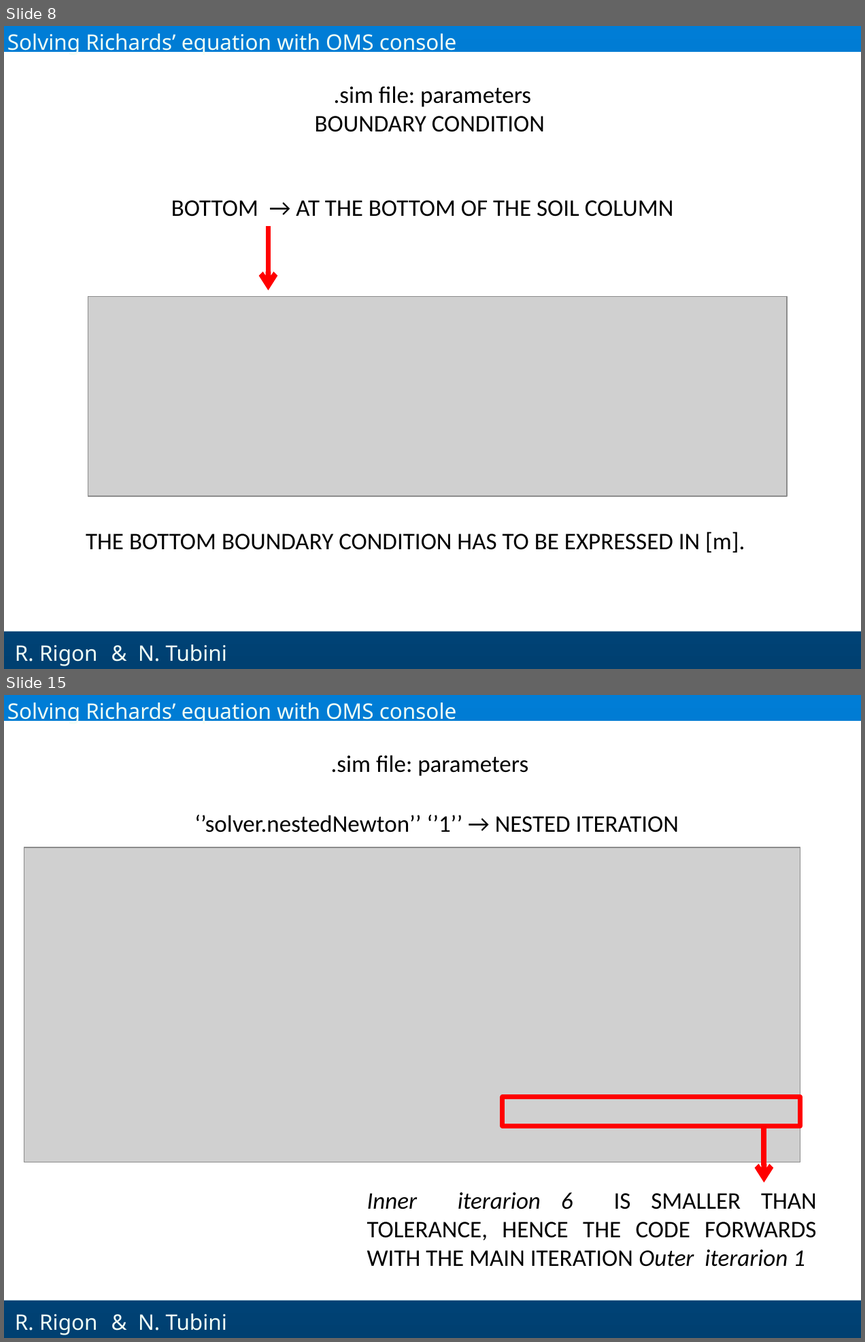
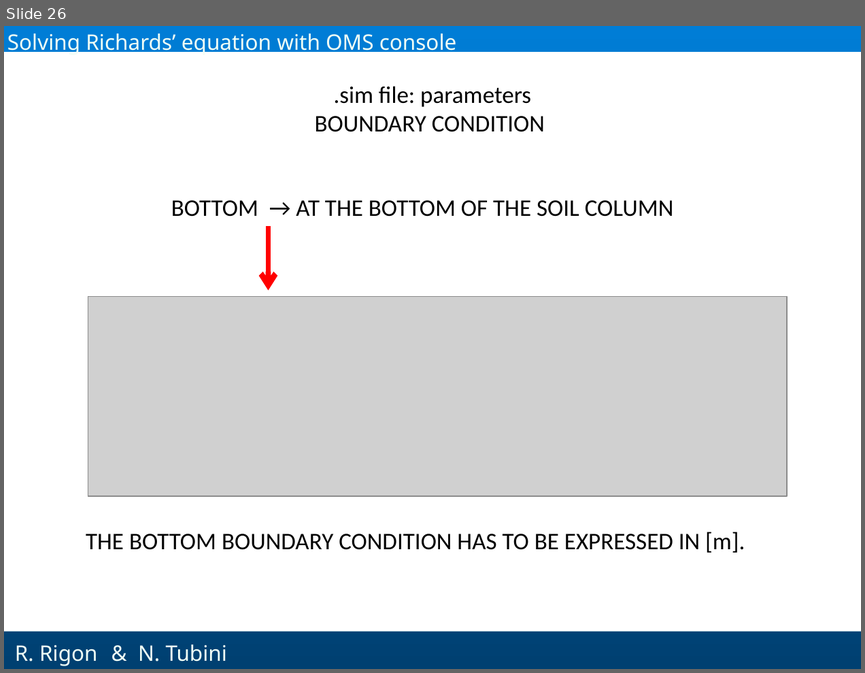
Before and after one commit to GEOframeOMSProjects/OMS_Project_Richards1D, a slide deck: Materials/Richards_English.pptx. Shown one above the other, each under a label of ours: slides 8 and 15 before the commit, slide 26 after it; the slides between them are not shown. The pictures are 865x1342 and 865x673 pixels, drawn with LibreOffice and Linux fonts; fonts in the diff are those of the drawing; grey boxes stand for pictures; background and template pictures are left out. Boxes give left, top, right and bottom in pixels: in the first picture for what was removed or moved away, otherwise in the second. Text is boxed around its words. In the diff, an @@ line names an element or a change of style, - is before the commit and + after.

```diff
--- a/Materials/Richards_English.pptx
+++ b/Materials/Richards_English.pptx
@@ slide 15 removed at [4,695,861,1338], background gradient #007DD6 to #004071; not listed: 2 template elements that a slide beside it also shows @@
@@ text removed at [7,702,457,724] @@
-Solving Richards’ equation with OMS console
@@ text removed at [331,755,528,776] @@
-.sim file: parameters
@@ text removed at [194,815,679,832] @@
-‘’solver.nestedNewton’’ ‘’1’’ → NESTED ITERATION
@@ picture removed at [24,847,800,1162] @@
@@ rectangle removed at [502,1097,800,1126] @@
@@ arrow removed from (764, 1126) to (764, 1183) @@
@@ text removed at [367,1192,817,1266] @@
-Inner iterarion 6 IS SMALLER THAN TOLERANCE, HENCE THE CODE FORWARDS WITH THE MAIN ITERATION Outer iterarion 1
@@ text removed at [138,1313,227,1330] @@
-& N. Tubini
@@ what was slide 8 is now slide 26 @@
```
Also in this commit, not shown: 13 slides changed, 26 slides added, 19 other slides removed.
